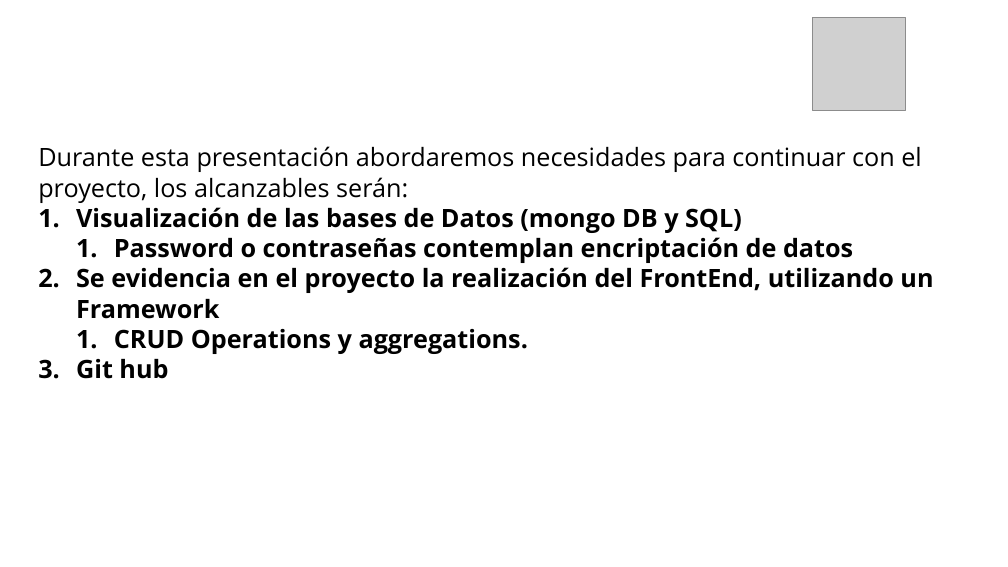
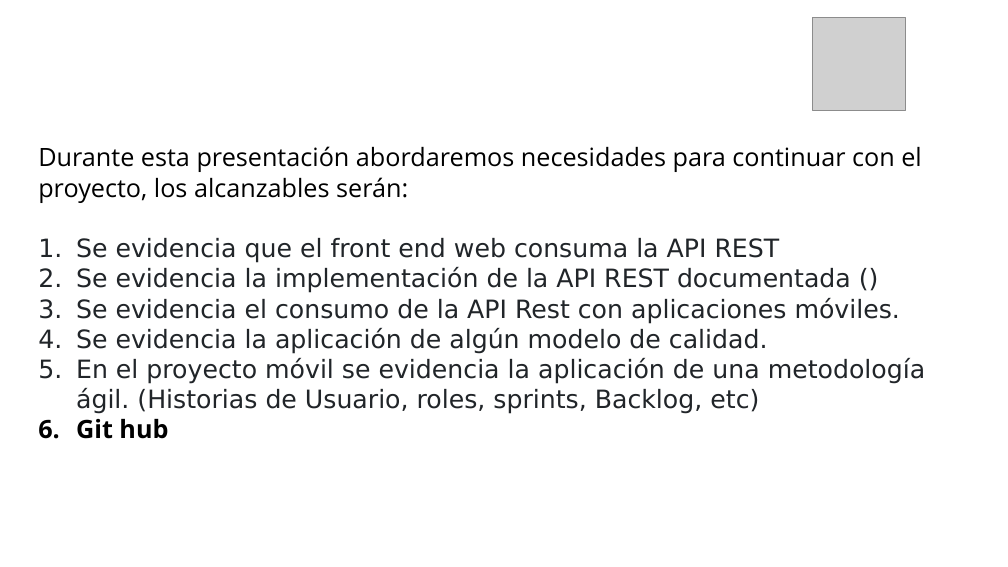
Before and after one commit to SotfwareTeam/Pteamgtecno, a slide deck: slide 6 of Proyecto/TRIMESTRE 4/Contextualización del Proyecto.pptx. Drawn at 1008x567 pixels with LibreOffice and Linux fonts; fonts in the diff are those of the drawing; grey boxes stand for pictures; background and template pictures are left out. Boxes give left, top, right and bottom in pixels: in the first picture for what was removed or moved away, otherwise in the second. Text is boxed around its words. In the diff, an @@ line names an element or a change of style, - is before the commit and + after.

```diff
--- a/Proyecto/TRIMESTRE 4/Contextualización del Proyecto.pptx
+++ b/Proyecto/TRIMESTRE 4/Contextualización del Proyecto.pptx
@@ text at (76,238,926,414): text changed; font Open Sans to DejaVu Sans; text colour #000000 to #212529; bold off @@
-1. Visualización de las bases de Datos (mongo DB y SQL)
-  1. Password o contraseñas contemplan encriptación de datos
-2. Se evidencia en el proyecto la realización del FrontEnd, utilizando un Framework
-  1. CRUD Operations y aggregations.
+1. Se evidencia que el front end web consuma la API REST
+2. Se evidencia la implementación de la API REST documentada ()
+3. Se evidencia el consumo de la API Rest con aplicaciones móviles.
+4. Se evidencia la aplicación de algún modelo de calidad.
+5. En el proyecto móvil se evidencia la aplicación de una metodología ágil. (Historias de Usuario, roles, sprints, Backlog, etc)
```
Also in this commit, not shown: 1 other slide changed, 5 slides added, 2 slides removed, 1 other file.
